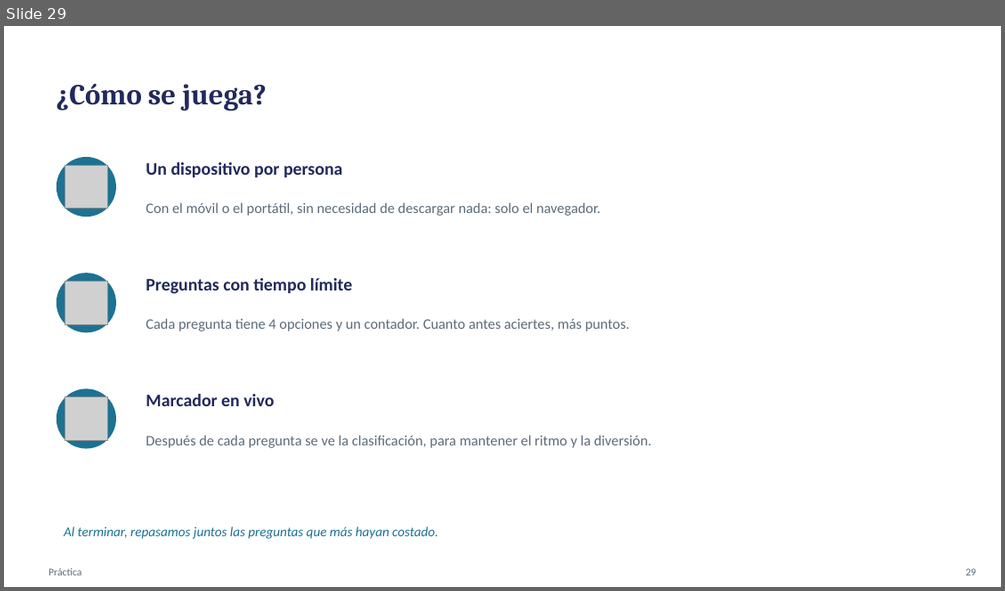
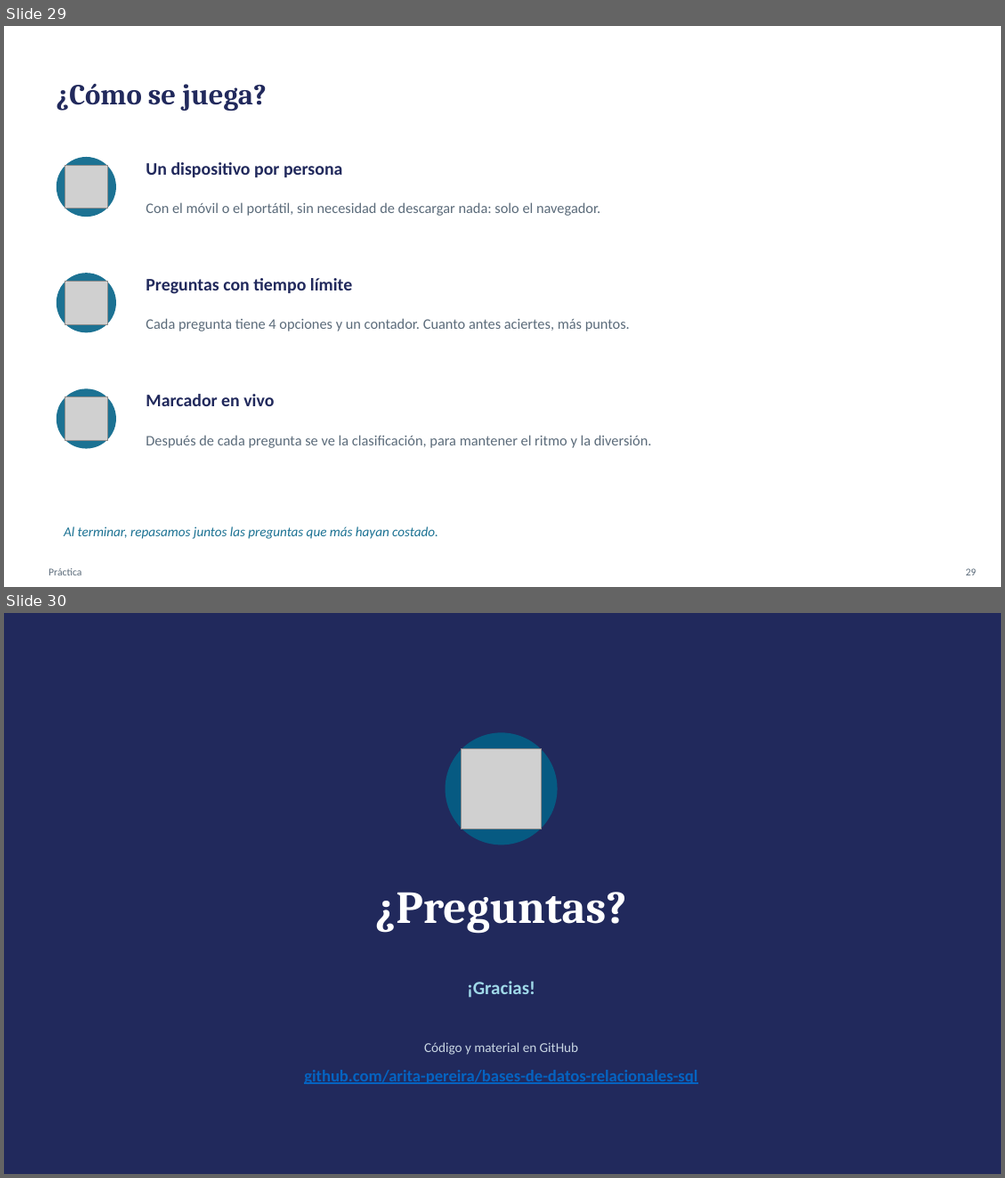
Before and after one commit to arita-pereira/bases-de-datos-relacionales-sql, a slide deck: docs/Bases_de_Datos_Relacionales_SQL.pptx. Shown one above the other, each under a label of ours: slide 29 before the commit, slides 29 and 30 after it. The pictures are 1005x591 and 1005x1178 pixels, drawn with LibreOffice and Linux fonts; fonts in the diff are those of the drawing; grey boxes stand for pictures. Boxes give left, top, right and bottom in pixels: in the first picture for what was removed or moved away, otherwise in the second. Text is boxed around its words. In the diff, an @@ line names an element or a change of style, - is before the commit and + after.

```diff
--- a/docs/Bases_de_Datos_Relacionales_SQL.pptx
+++ b/docs/Bases_de_Datos_Relacionales_SQL.pptx
@@ slide 30 added at [4, 613, 1001, 1174], background #21295C @@
@@ ellipse added at [445, 732, 558, 844], fill #065A82 @@
@@ picture added at [461, 748, 542, 829] @@
@@ text added at [375, 892, 626, 933], 44 pt, text #FFFFFF, bold @@
+¿Preguntas?
@@ text added at [467, 981, 535, 997], 18 pt, text #9FD8E8, bold @@
+¡Gracias!
@@ text added at [424, 1042, 578, 1054], 13 pt, text #C9D6E3 @@
+Código y material en GitHub
@@ text added at [304, 1070, 697, 1084], 16 pt, text #0563C1, bold, underline @@
+github.com/arita-pereira/bases-de-datos-relacionales-sql
```
Also in this commit, not shown: 1 slide removed, 1 other file.
